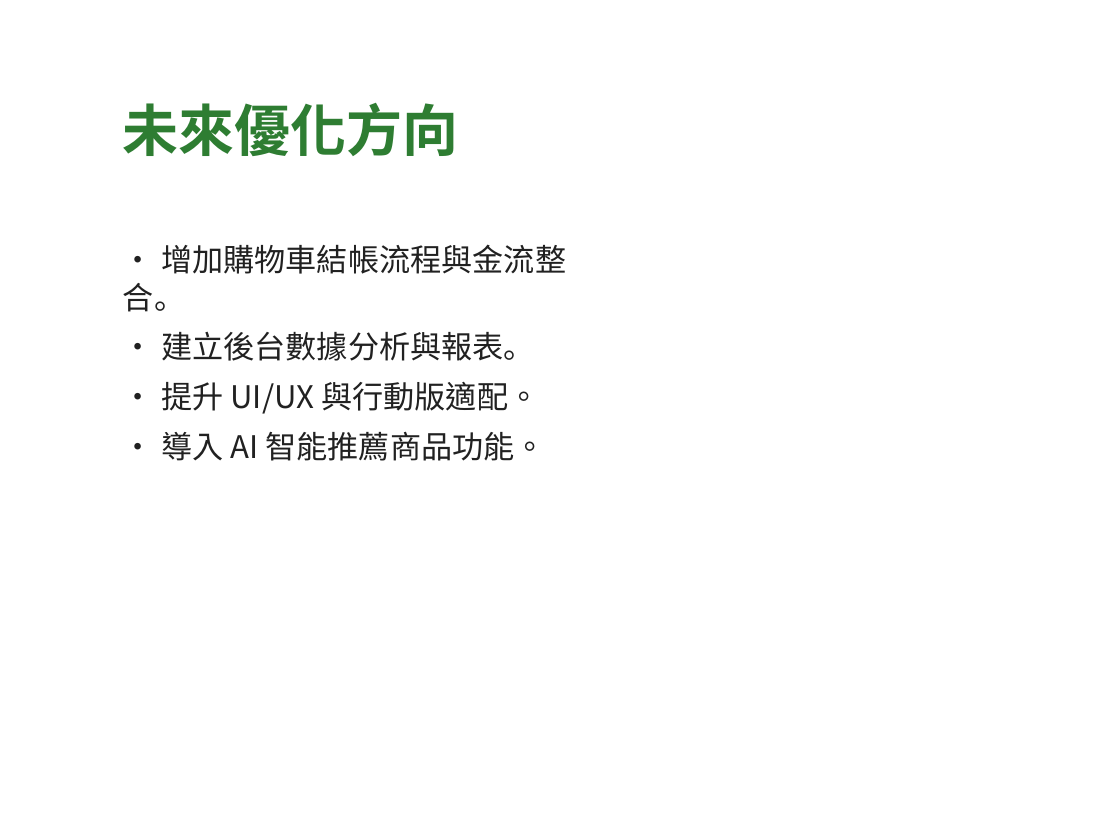
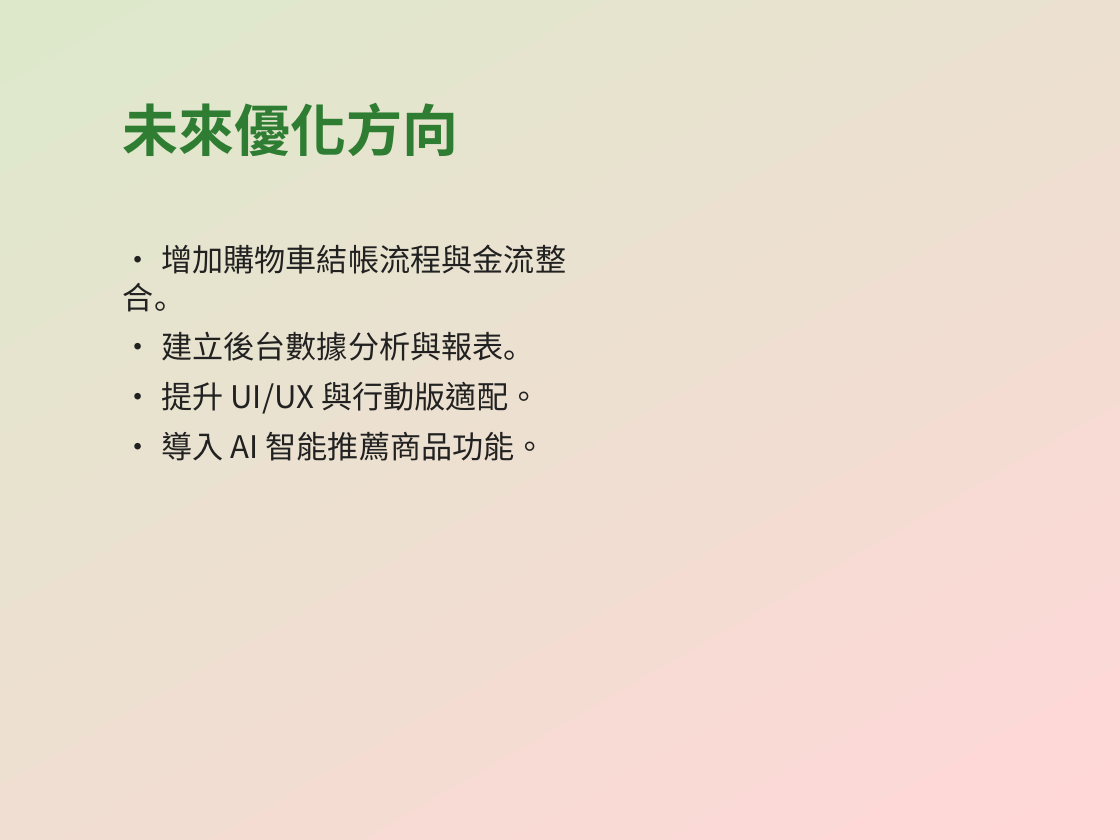
Before and after one commit to CYX1025/EasyBuyFarm, a slide deck: slide 16 of EasyBuyFarm_專案簡報.pptx. Drawn at 1120x840 pixels with LibreOffice and Linux fonts; fonts in the diff are those of the drawing. Boxes give left, top, right and bottom in pixels: in the first picture for what was removed or moved away, otherwise in the second. Text is boxed around its words. In the diff, an @@ line names an element or a change of style, - is before the commit and + after.

```diff
--- a/EasyBuyFarm_專案簡報.pptx
+++ b/EasyBuyFarm_專案簡報.pptx
@@ background #FFFFFF to gradient #DDE8CB to #FFD7D7 @@
```
Also in this commit, not shown: 16 other slides changed, 1 slide added.
